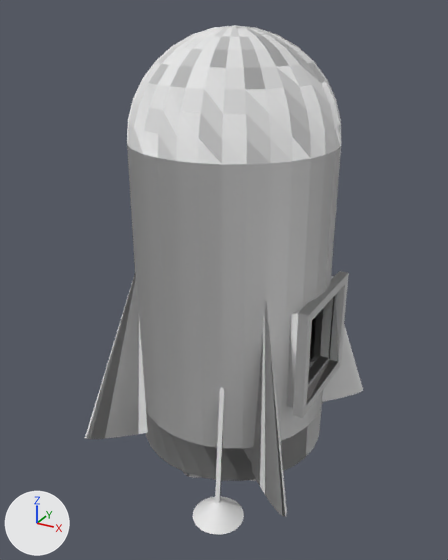
The FBX model Assets/EffectExamples/Roket.fbx as it was, and as the next commit left it.
The view is the same before and after, from a camera (50 mm lens) standing at (27.6, -52.2, 45.3) and looking at (-0.7, -0.6, 19.6). Arrows for +X, +Y and +Z are at lower left; the lights stay in place.

Script lines for the objects in view, before the commit:
```python
me_первый_прототип_ракеты = bpy.data.meshes.new('Первый Прототип Ракеты')
me_первый_прототип_ракеты.from_pydata(...)  # 2294 vertices, 4324 faces; spans x -15.2..11.7, y -14.2..14.2, z 0.0..43.9
ob_первый_прототип_ракеты = bpy.data.objects.new('Первый Прототип Ракеты', me_первый_прототип_ракеты)
ob_первый_прототип_ракеты.location = (0.0, 0.0, 0.0)
```
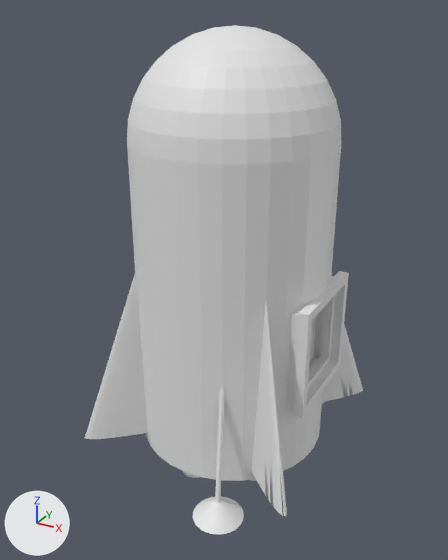
Changed parts and their boxes [x1, y1, x2, y2] in the pictures (448 x 560 px):
part 1 of me_первый_прототип_ракеты, added
    after: [85, 25, 363, 535]

Edits to the bpy script that builds the scene:
```text
Change me_первый_прототип_ракеты:
    used by ob_первый_прототип_ракеты; location = (0.0, 0.0, 0.0)
    remove me_первый_прототип_ракеты.from_pydata(...)  # 2294 vertices, 4324 faces; spans x -15.2..11.7, y -14.2..14.2, z 0.0..43.9
    add me_первый_прототип_ракеты.from_pydata(...)  # 31948 vertices, 56368 faces; spans x -15.2..11.7, y -14.2..14.2, z 0.0..43.9
    me_первый_прототип_ракеты part 1: 29654 vertices added at x -15.2..11.7, y -14.2..14.2, z 0.0..43.9
    me_первый_прототип_ракеты part 2: the surface is now shaded flat
```
